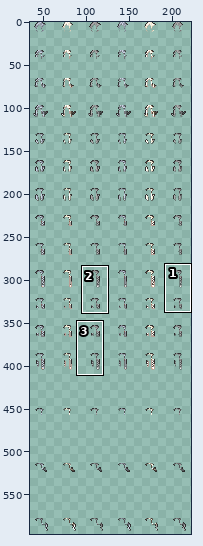
Sprite sheet, stored at graphics/images/nillian_hair.png. The first picture is a wide view before the edit; the outline marks the close-up.
Close-up. Before:
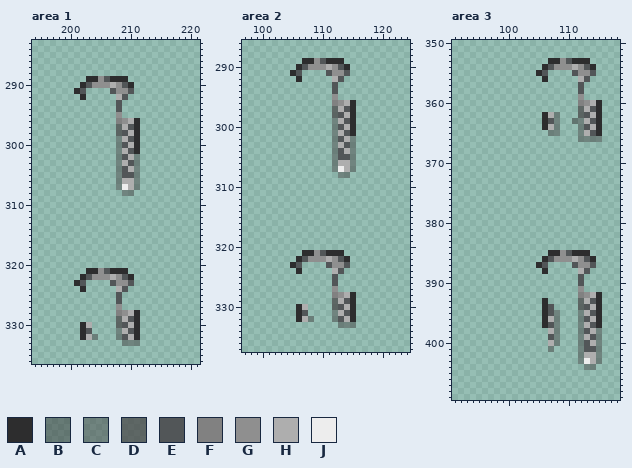
The file is 256x1056 pixels. Colours within 5 levels of each other are drawn and written as one. Shown: area 1: x 194..221, y 283..336; area 2: x 97..124, y 286..337; area 3: x 91..118, y 350..409. The wide view leaves out empty margins. The commit also changed other parts of the picture, which this record leaves out.
Palette (. is transparent): A #2d2d2e  B #38383880  C #4a4a4a80  D #4b4b4bc0  E #525658  F #818181  G #8f8f8f  H #aeaeae  J #ededed
The result:
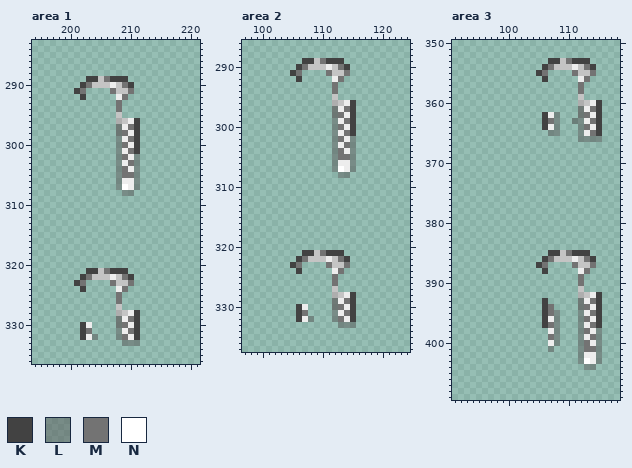
Colours new in this view: K #424242  L #5a5a5a80  M #737373  N #ffffff
The exact change:
colour D: #4b4b4bc0 -> #626262c0
colour G: #8f8f8f -> #c4c4c4
Area 1:
y 289: x 203..204 AA -> KK; x 206..209 EAAA -> MKKK
y 290: x 202..203 AE -> KM; x 207 H -> J; x 209..210 EA -> MK
y 291: x 201..202 AE -> KM; x 207 E -> M; x 210 E -> M
y 292: x 202 A -> K; x 208..209 HE -> JM
y 293..294: x 208 E -> M
y 296: x 208 F -> H; x 210..211 HA -> JK
y 297: x 209..211 HEA -> JMK
y 298: x 209..211 EHA -> MJK
y 299: x 208..211 CHEA -> LJMK
y 300: x 208..211 CEHA -> LMJK
y 301: x 208..211 CHEA -> LJMK
y 302: x 208..211 CEHC -> LMJL
y 303: x 208..211 CHEC -> LJML
y 304: x 208..211 CEHC -> LMJL
y 305: x 208..211 CEEC -> LMML
y 306: x 208..211 CHHC -> LJJL
y 307: x 208..211 CJHC -> LNJL
y 308: x 209..210 CC -> LL
y 321: x 203..204 AA -> KK; x 206..209 EAAA -> MKKK
y 322: x 202..203 AE -> KM; x 207 H -> J; x 209..210 EA -> MK
y 323: x 201..202 AE -> KM; x 207 E -> M; x 210 E -> M
y 324: x 202 A -> K; x 208..209 HE -> JM
y 325..326: x 208 E -> M
y 328: x 208 F -> H; x 210..211 HA -> JK
y 329: x 209..211 HEA -> JMK
y 330: x 202..203 AH -> KJ; x 209..211 EHA -> MJK
y 331: x 202..203 AE -> KM; x 208..211 CHEA -> LJMK
y 332: x 202..204 AHC -> KJL; x 208..211 CEHA -> LMJK
y 333: x 209..211 CCC -> LLL
Area 2:
y 289: x 107..108 AA -> KK; x 110..113 EAAA -> MKKK
y 290: x 106..107 AE -> KM; x 111 H -> J; x 113..114 EA -> MK
y 291: x 105..106 AE -> KM; x 111 E -> M; x 114 E -> M
y 292: x 106 A -> K; x 112..113 HE -> JM
y 293..294: x 112 E -> M
y 296: x 112 F -> H; x 114..115 HA -> JK
y 297: x 113..115 HEA -> JMK
y 298: x 113..115 EHA -> MJK
y 299: x 112..115 CHEA -> LJMK
y 300: x 112..115 CEHA -> LMJK
y 301: x 112..115 CHEA -> LJMK
y 302: x 112..115 CEHC -> LMJL
y 303: x 112..115 CHEC -> LJML
y 304: x 112..115 CEHC -> LMJL
y 305: x 112..115 CEEC -> LMML
y 306: x 112..115 CHHC -> LJJL
y 307: x 112..115 CJHC -> LNJL
y 308: x 113..114 CC -> LL
y 321: x 107..108 AA -> KK; x 110..113 EAAA -> MKKK
y 322: x 106..107 AE -> KM; x 111 H -> J; x 113..114 EA -> MK
y 323: x 105..106 AE -> KM; x 111 E -> M; x 114 E -> M
y 324: x 106 A -> K; x 112..113 HE -> JM
y 325..326: x 112 E -> M
y 328: x 112 F -> H; x 114..115 HA -> JK
y 329: x 113..115 HEA -> JMK
y 330: x 106..107 AH -> KJ; x 113..115 EHA -> MJK
y 331: x 106..107 AE -> KM; x 112..115 CHEA -> LJMK
y 332: x 106..108 AHC -> KJL; x 112..115 CEHA -> LMJK
y 333: x 113..115 CCC -> LLL
Area 3:
y 353: x 107..108 AA -> KK; x 110..113 EAAA -> MKKK
y 354: x 106..107 AE -> KM; x 111 H -> J; x 113..114 EA -> MK
y 355: x 105..106 AE -> KM; x 111 E -> M; x 114 E -> M
y 356: x 106 A -> K; x 112..113 HE -> JM
y 357..358: x 112 E -> M
y 360: x 112 F -> H; x 114..115 HA -> JK
y 361: x 113..115 HEA -> JMK
y 362: x 106..108 AHC -> KJL; x 113..115 EHA -> MJK
y 363: x 106..108 AEC -> KML; x 111..115 BCHEA -> CLJMK
y 364: x 106..108 AHC -> KJL; x 112..115 CEHA -> LMJK
y 365: x 107..108 CC -> LL; x 112..115 CHEA -> LJMK
y 366: x 112..115 CCCC -> LLLL
y 385: x 107..108 AA -> KK; x 110..113 EAAA -> MKKK
y 386: x 106..107 AE -> KM; x 111 H -> J; x 113..114 EA -> MK
y 387: x 105..106 AE -> KM; x 111 E -> M; x 114 E -> M
y 388: x 106 A -> K; x 112..113 HE -> JM
y 389..390: x 112 E -> M
y 392: x 112 F -> H; x 114..115 HA -> JK
y 393: x 106 A -> K; x 113..115 HEA -> JMK
y 394: x 106..107 AE -> KM; x 113..115 EHA -> MJK
y 395: x 106..108 AEC -> KML; x 112..115 CHEA -> LJMK
y 396: x 106..108 AHC -> KJL; x 112..115 CEHA -> LMJK
y 397: x 106..108 AEC -> KML; x 112..115 CHEA -> LJMK
y 398: x 107..108 HC -> JL; x 112..115 CEHC -> LMJL
y 399: x 107..108 EC -> ML; x 112..115 CHEC -> LJML
y 400: x 107..108 HC -> JL; x 112..115 CEHC -> LMJL
y 401: x 107 C -> L; x 112..115 CEEC -> LMML
y 402: x 112..115 CHHC -> LJJL
y 403: x 112..115 CJHC -> LNJL
y 404: x 113..114 CC -> LL
Pixel boxes of the changes (left, top, right, bottom) in both close-ups:
changed: (74, 76, 140, 196)
changed: (74, 268, 140, 346)
changed: (290, 58, 356, 178)
changed: (290, 250, 356, 328)
changed: (536, 58, 602, 142)
changed: (536, 250, 602, 370)
